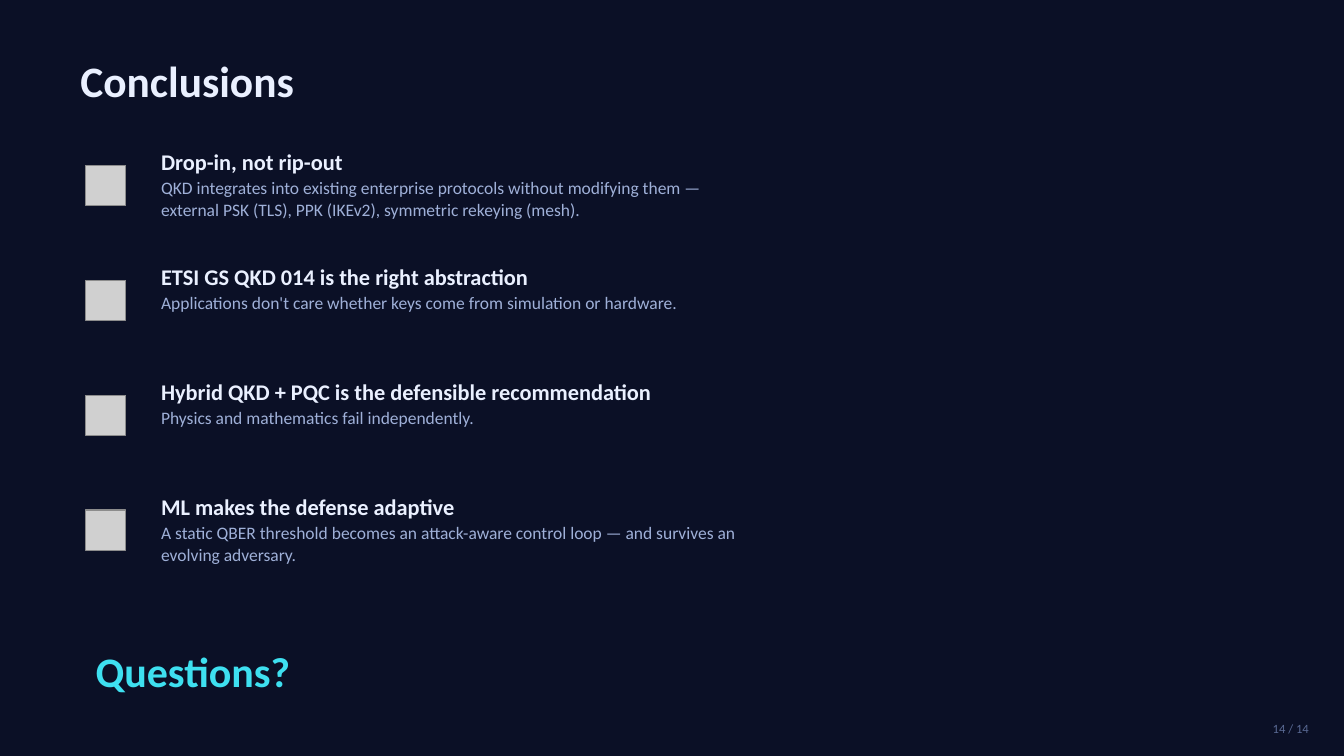
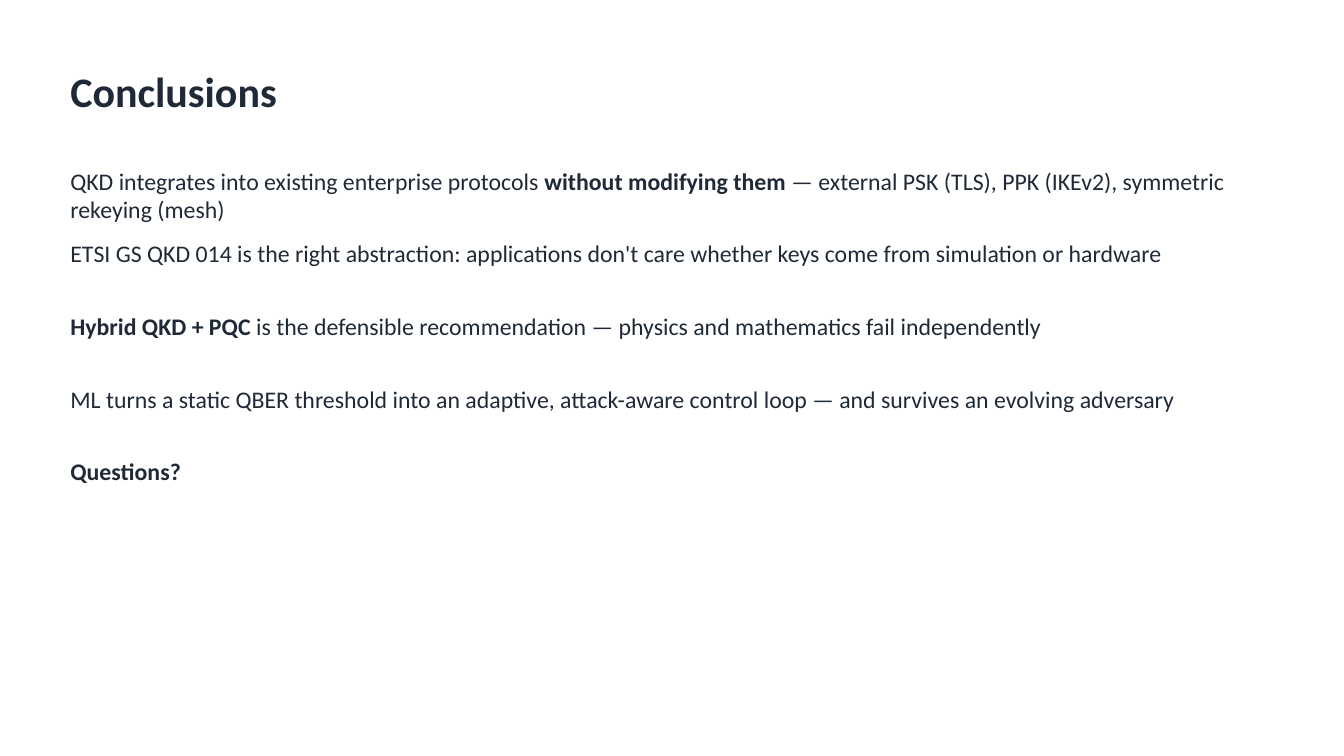
Before and after one commit to John-Jepsen/qkd-avantheir, a slide deck: slide 14 of DOCS/presentation/QKD_Capstone_Deck.pptx. Drawn at 1344x756 pixels with LibreOffice and Linux fonts; fonts in the diff are those of the drawing; grey boxes stand for pictures; background and template pictures are left out. Boxes give left, top, right and bottom in pixels: in the first picture for what was removed or moved away, otherwise in the second. Text is boxed around its words. In the diff, an @@ line names an element or a change of style, - is before the commit and + after.

```diff
--- a/DOCS/presentation/QKD_Capstone_Deck.pptx
+++ b/DOCS/presentation/QKD_Capstone_Deck.pptx
@@ background picture (left out) to #FFFFFF @@
@@ text "Conclusions": place and size @@
-text "Conclusions" at (80,66,293,98)
+text "Conclusions" at (70,77,276,108)
@@ text "Conclusions" at (70,77,276,108): size 31 to 30 pt, text colour #EAF0FF to #1F2937; vertical alignment middle to top @@
@@ text at (70,172,1224,222): text changed; size 12.5 to 17 pt; text colour #9FB0D8 to #1F2937 @@
-Drop-in, not rip-out
-QKD integrates into existing enterprise protocols without modifying them — external PSK (TLS), PPK (IKEv2), symmetric rekeying (mesh).
+QKD integrates into existing enterprise protocols without modifying them — external PSK (TLS), PPK (IKEv2), symmetric rekeying (mesh)
@@ picture removed at (86,165,126,206) @@
@@ text at (70,245,1162,266): text changed; size 12.5 to 17 pt; text colour #9FB0D8 to #1F2937 @@
-ETSI GS QKD 014 is the right abstraction
-Applications don't care whether keys come from simulation or hardware.
+ETSI GS QKD 014 is the right abstraction: applications don't care whether keys come from simulation or hardware
@@ picture removed at (86,280,126,321) @@
@@ text at (70,318,1041,339): text changed; size 16 to 17 pt; text colour #EAF0FF to #1F2937; bold off @@
-Hybrid QKD + PQC is the defensible recommendation
-Physics and mathematics fail independently.
+Hybrid QKD + PQC is the defensible recommendation — physics and mathematics fail independently
@@ text at (70,391,1174,412): text changed; size 12.5 to 17 pt; text colour #9FB0D8 to #1F2937 @@
-ML makes the defense adaptive
-A static QBER threshold becomes an attack-aware control loop — and survives an evolving adversary.
+ML turns a static QBER threshold into an adaptive, attack-aware control loop — and survives an evolving adversary
@@ picture removed at (86,395,126,436) @@
@@ text "Questions?": place and size @@
-text "Questions?" at (96,657,290,693)
+text "Questions?" at (70,463,180,483)
@@ text "Questions?" at (70,463,180,483): size 30 to 17 pt, text colour #3EE0F0 to #1F2937; vertical alignment middle to top @@
@@ picture removed at (86,510,126,551) @@
@@ text removed at (1273,725,1309,733) @@
-14 / 14
```
Also in this commit, not shown: 13 other slides changed, 1 other file.
